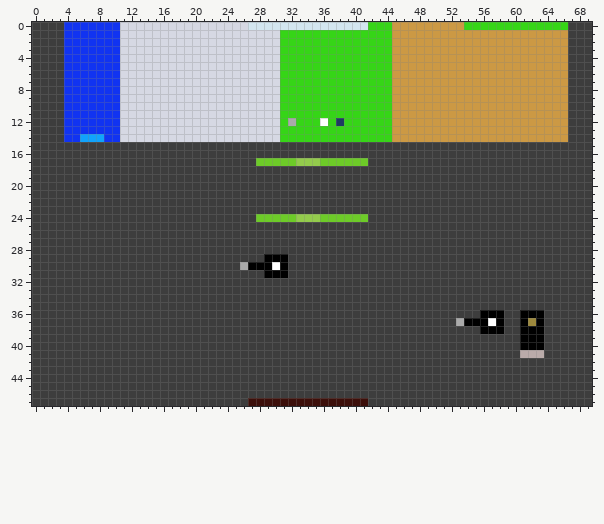
Sprite sheet -- files/biome_impl/debug/biome_map_debug.png. Above is the file before it was changed.
The file is 70x48 pixels. Colours within 5 levels of each other are drawn and written as one.
Once edited:
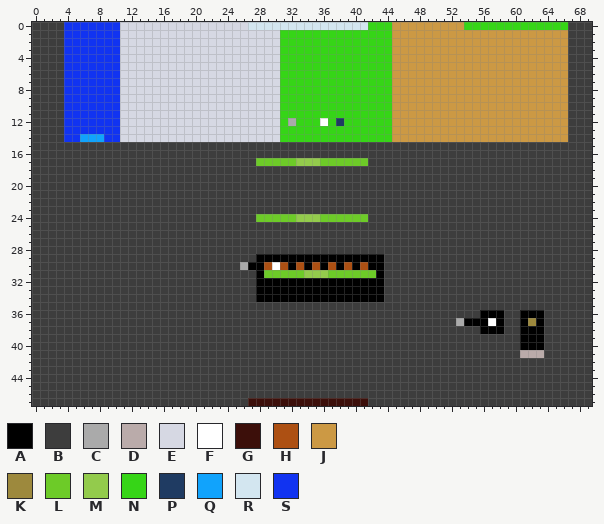
Palette (. is transparent): A #000000  B #3d3d3d  C #aaaaaa  D #baabaa  E #d6d8e3  F #ffffff  G #3c0f0a  H #ad5013  J #cc9944  K #9d893d  L #6dcb28  M #93cb4c  N #36d517  P #1f3b62  Q #11a3fc  R #d3e6f0  S #1133f1
What changed:
Colour B becomes colour A in row 29 at x 28 and 32 to 43; in row 30 at x 32, 34, 36, 38, 40 and 42 to 43; in row 31 at x 28 and 43; in rows 32 to 34 at x 28 to 43.
Colour A becomes colour H in row 30 at x 29 and 31.
Colour B becomes colour H in row 30 at x 33, 35, 37, 39 and 41.
Colour A becomes colour L in row 31 at x 29 to 31.
Colour B becomes colour L in row 31 at x 32 to 33 and 37 to 42.
Colour B becomes colour M in row 31 at x 34 to 36.
Boxes around the changes in both pictures, in picture pixels (x1, y1, x2, y2):
changed: (256, 254, 384, 302)
